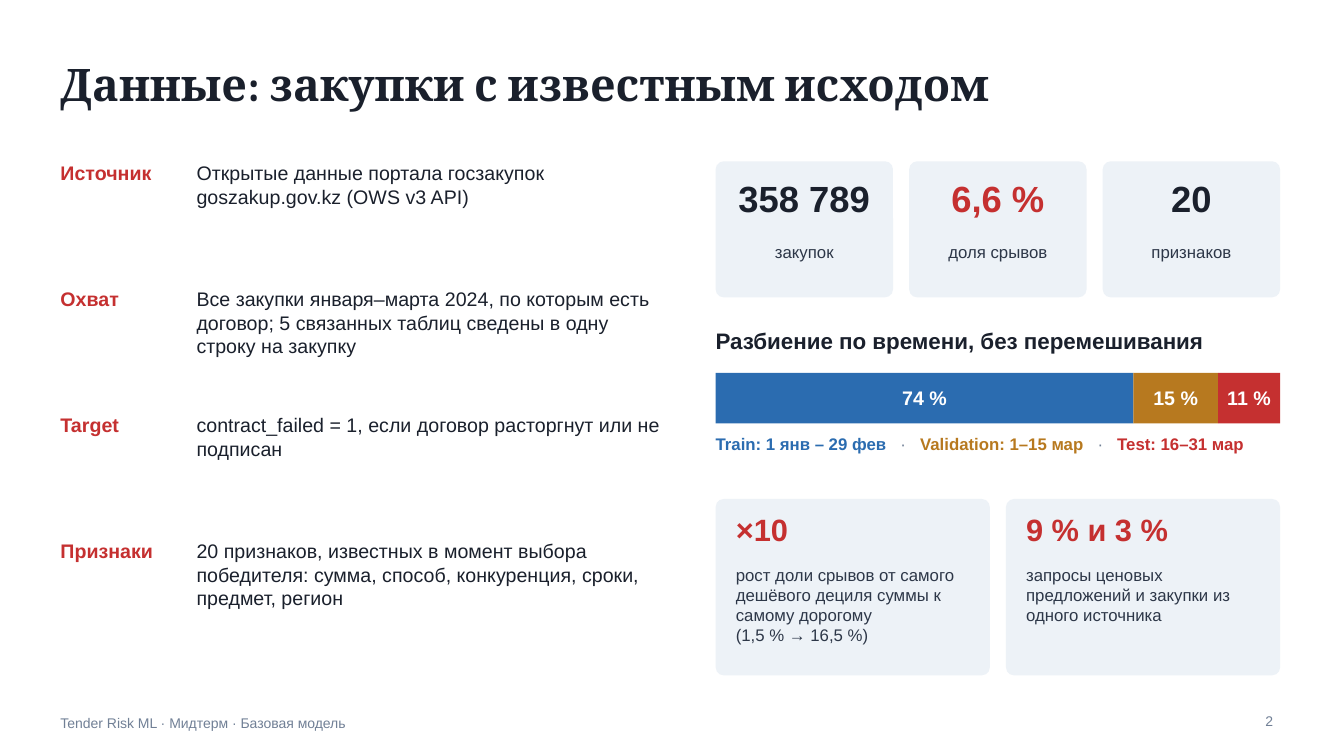
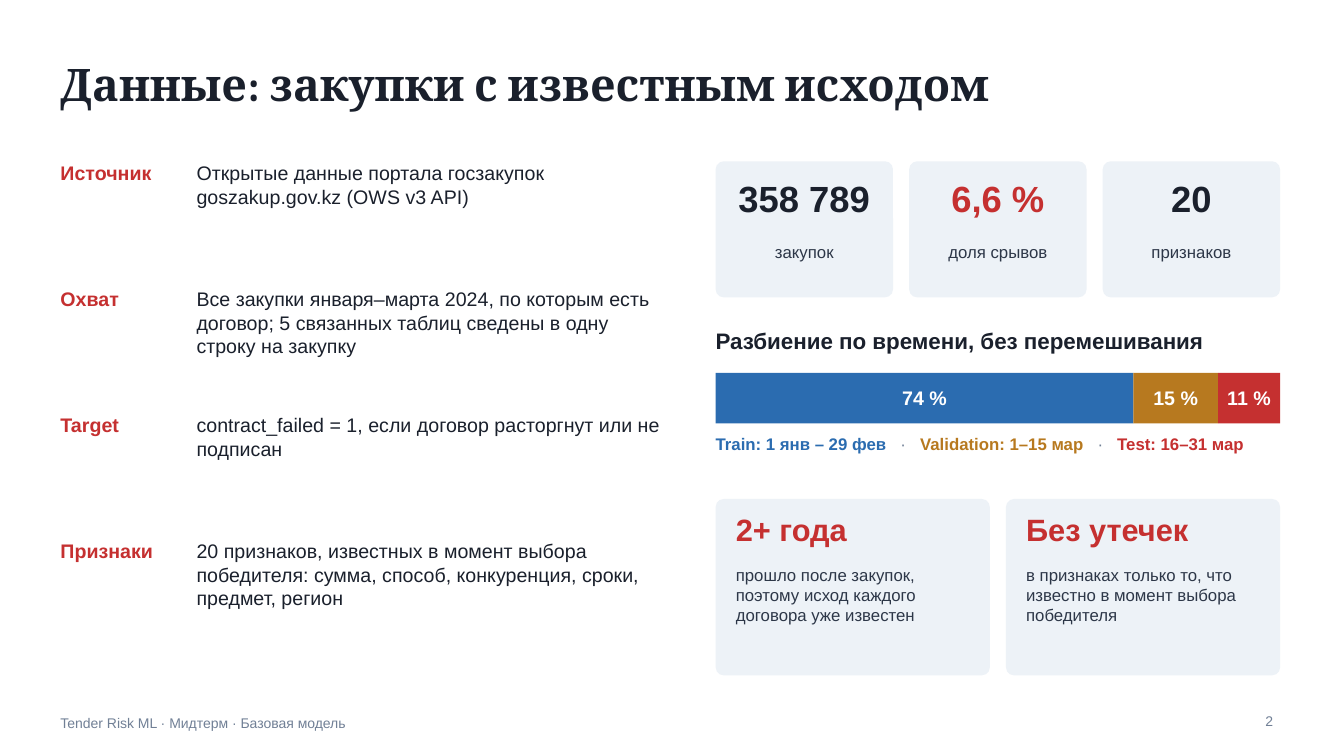
Before and after one commit to awzwz/tender-risk-ml, a slide deck: slide 2 of reports/midterm_slides_ru.pptx. Drawn at 1344x756 pixels with LibreOffice and Linux fonts; fonts in the diff are those of the drawing. Boxes give left, top, right and bottom in pixels: in the first picture for what was removed or moved away, otherwise in the second. Text is boxed around its words. In the diff, an @@ line names an element or a change of style, - is before the commit and + after.

```diff
--- a/reports/midterm_slides_ru.pptx
+++ b/reports/midterm_slides_ru.pptx
@@ text at <box>736,519,846,547</box>: text changed @@
-×10
+2+ года
@@ text at <box>1026,520,1188,547</box>: text changed @@
-9 % и 3 %
+Без утечек
@@ text at <box>736,572,915,625</box>: text changed @@
-рост доли срывов от самого дешёвого дециля суммы к самому дорогому (1,5 % → 16,5 %)
+прошло после закупок, поэтому исход каждого договора уже известен
@@ text at <box>1026,572,1236,625</box>: text changed @@
-запросы ценовых предложений и закупки из одного источника
+в признаках только то, что известно в момент выбора победителя
```
Also in this commit, not shown: 2 slides added, 2 other files.
